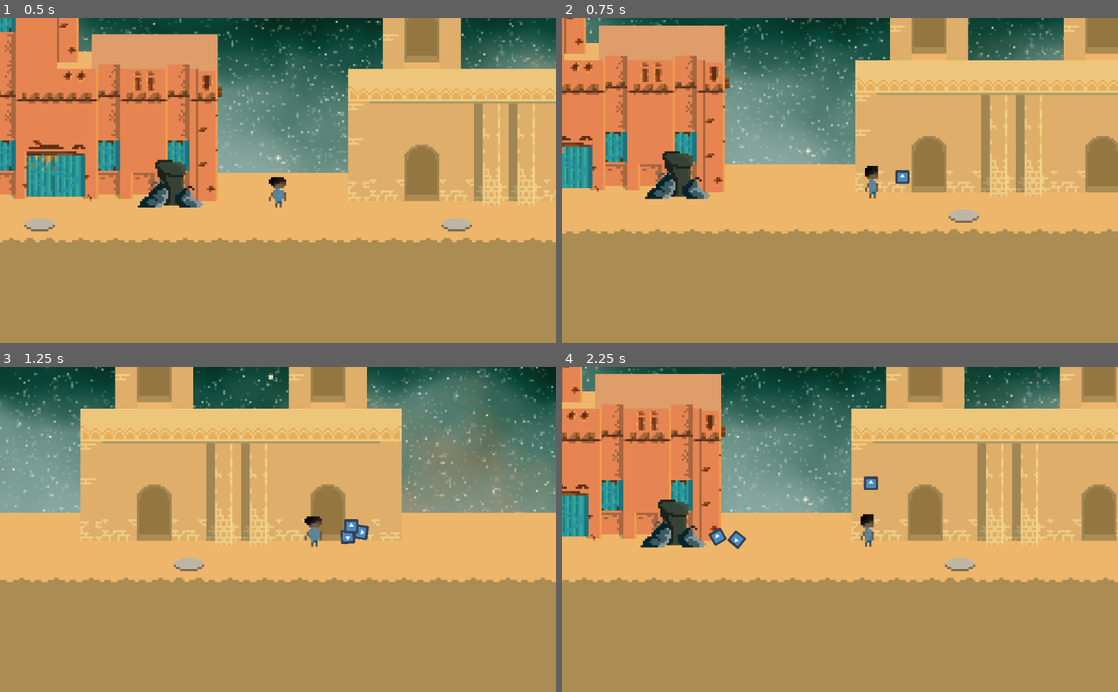
Above: before the commit, frames 1-4 (two rows, left to right).
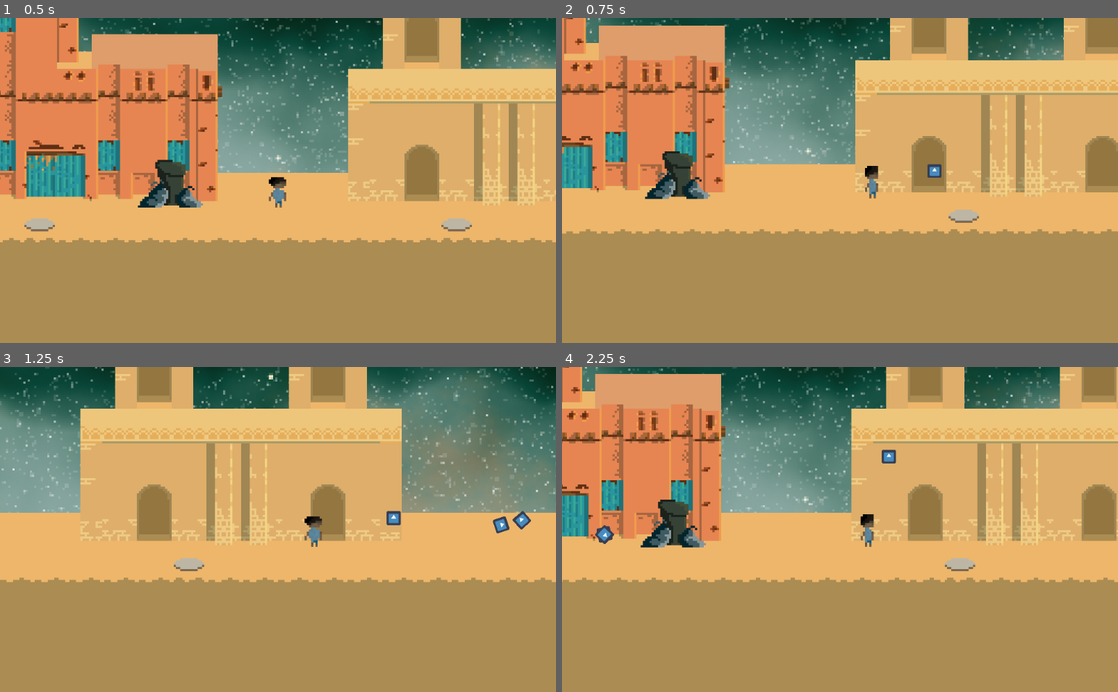
Above: after the commit, the same moments.

Repository: florian-rieder/ItsYourTurnToHide
Game: Godot game, scene res://village_day.tscn
Same seed, same stepped clock (60 frames per second), same inputs: the game is played once before the commit and once after it. The engine's default icon, where the game draws it, is replaced by a stand-in: a white triangle on a blue panel in a dark square.
Inputs (mouse positions are in pixels of both pictures, inside the frame that each line leads up to):
- Up to frame 1 (0.5 s): no input
- Up to frame 2 (0.75 s): move the mouse to (962, 164) at 0.52 s; hold D (right) from 0.53 s (still down); tap Space (ui_select) at 0.6 s
- Up to frame 3 (1.25 s): keep holding D (right); tap Space (ui_select) at 0.77, 1.07 s
- Up to frame 4 (2.25 s): move the mouse to (728, 545) at 1.27 s; release D (right) at 1.28 s; hold A (left) 1.28-2.03 s; tap E (interact) at 1.35 s; tap Space (ui_select) at 1.52, 1.55, 1.82, 2.1 s; move the mouse to (895, 458) at 2.02 s; hold D (right) from 2.03 s (still down)

Frame 1 is identical in both runs. In frame 2, 0.2% of the frame differs, in the area x 59-69%, y 44-52%; in frame 3, 0.6%, in the area x 61-96%, y 44-55%; in frame 4, 0.6%.

Commit message:
Adapt velocity of rocks with respect to player movement

Diff:
--- a/Player.gd
+++ b/Player.gd
@@ -40,7 +40,11 @@
 		# Flip if shooting behind
 		if projectile_direction.x * sprite.scale.x < 0:
 			sprite.scale.x *= -1
-		gun.shoot(projectile_direction)
+		# Add more force when lauching in the same direction of the movement
+		if abs(_velocity.x) > 0.1 and (projectile_direction.x * _velocity.x > 0):
+			gun.shoot(projectile_direction*1.5)
+		else:
+			gun.shoot(projectile_direction)
 	if Input.is_action_just_pressed("interact") and _canInteract:
 		match _currentInteractor:
 			"Cover":
--- a/ZacTestScene.tscn
+++ b/ZacTestScene.tscn
@@ -93,8 +93,6 @@
 
 [node name="SimpleEnnemy" parent="." instance=ExtResource( 6 )]
 position = Vector2( 182.097, 328.295 )
-max_left_distance = 100.0
-max_right_distance = 100.0
 
 [node name="VisibilityArea" parent="." instance=ExtResource( 7 )]
 position = Vector2( 253.694, 218.502 )
